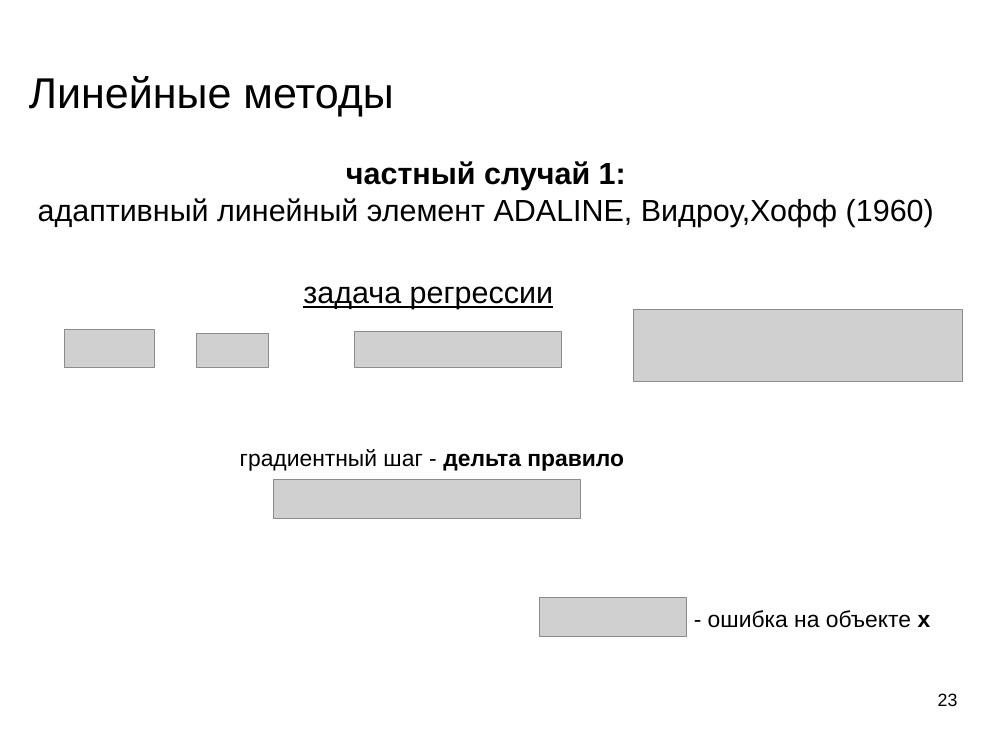
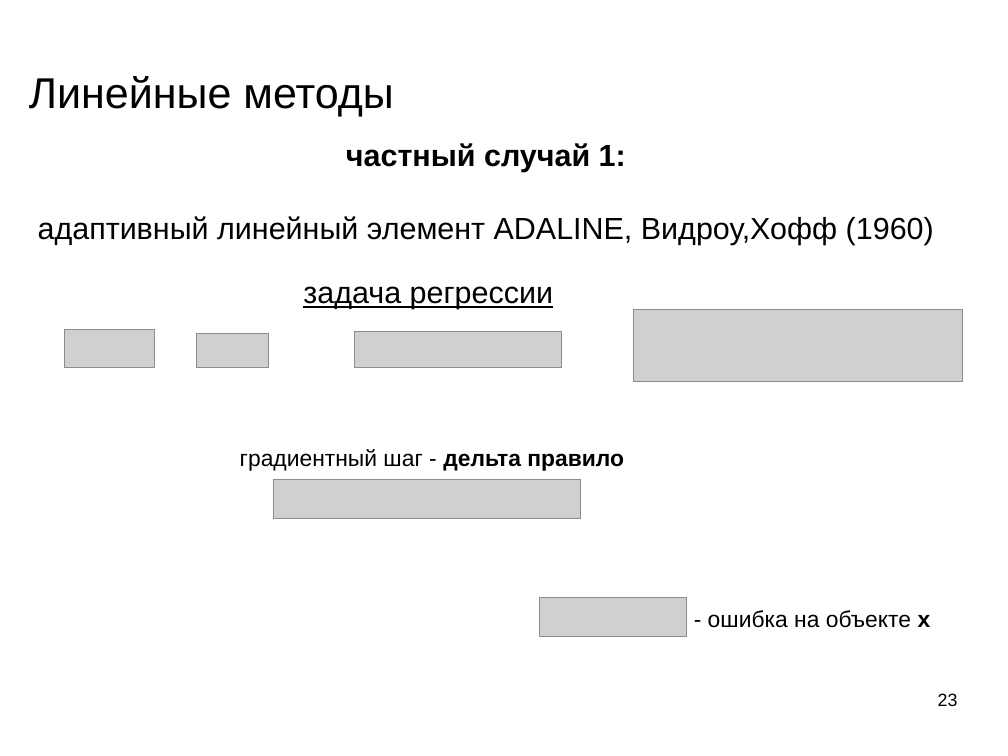
Before and after one commit to mechanoid5/ml_lectorium_legacy, a slide deck: slide 23 of 09-linear.odp. Drawn at 1008x756 pixels with LibreOffice and Linux fonts; fonts in the diff are those of the drawing; grey boxes stand for pictures; background and template pictures are left out. Boxes give left, top, right and bottom in pixels: in the first picture for what was removed or moved away, otherwise in the second. Text is boxed around its words. In the diff, an @@ line names an element or a change of style, - is before the commit and + after.

```diff
--- a/09-linear.odp
+++ b/09-linear.odp
@@ text "частный случай 1:" rewrapped from <box>38,161,934,227</box> to <box>38,143,934,245</box> @@
```
Also in this commit, not shown: 6 other slides changed, 1 slide added, 2 other files.
